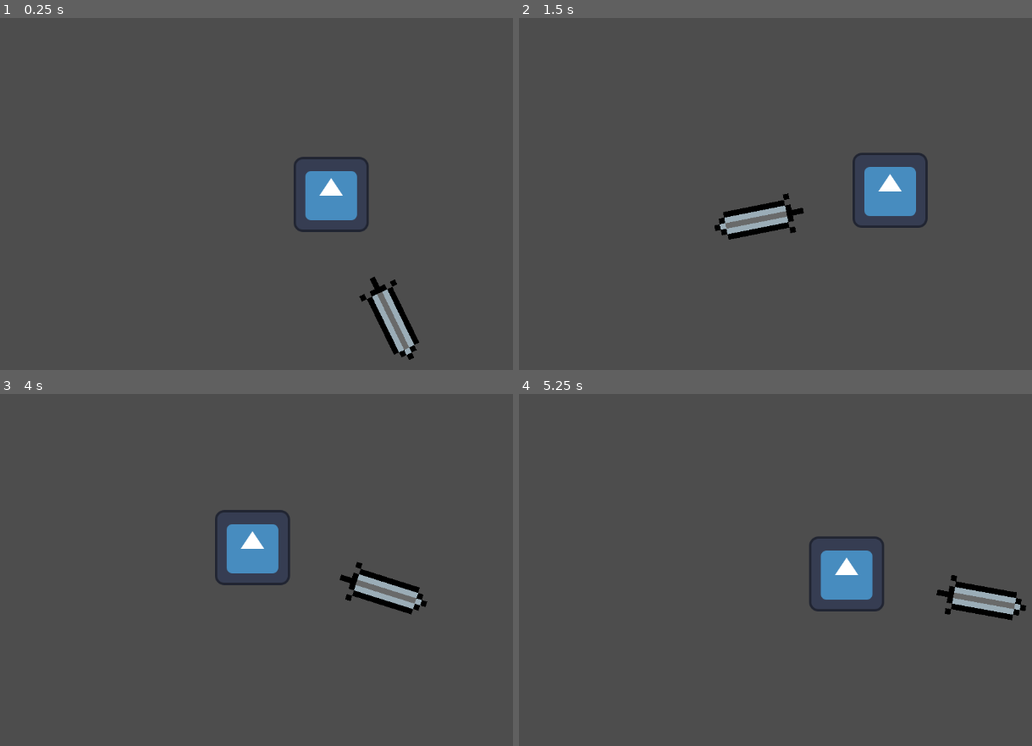
Above: before the commit, frames 1-4 (two rows, left to right).
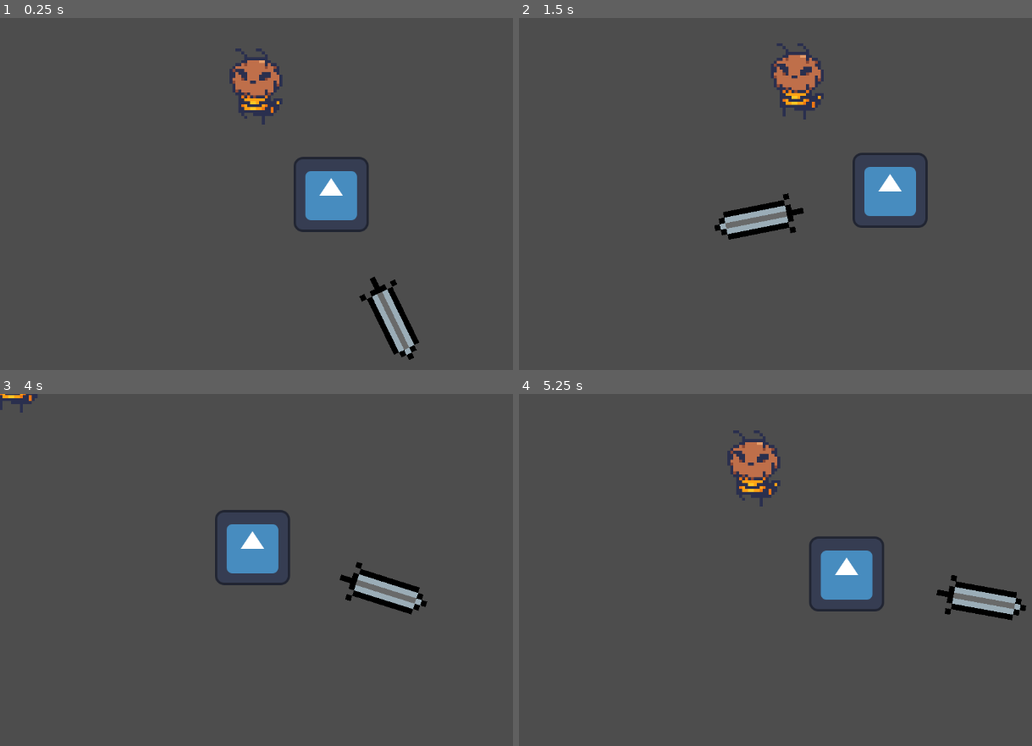
Above: after the commit, the same moments.

Repository: Bloopskidoodle/beegame
Game: Godot game, scene res://Test_Game.tscn
Same seed, same stepped clock (60 frames per second), same inputs: the game is played once before the commit and once after it. The engine's default icon, where the game draws it, is replaced by a stand-in: a white triangle on a blue panel in a dark square.
Inputs (mouse positions are in pixels of both pictures, inside the frame that each line leads up to):
- Up to frame 1 (0.25 s): no input
- Up to frame 2 (1.5 s): tap Enter at 0.5 s; move the mouse to (1006, 190) at 0.52 s; hold D (move_right) 0.53-1.28 s; tap Tab (stop_movement) at 0.6, 1.35 s; move the mouse to (724, 225) at 1.27 s; hold S (move_down) from 1.28 s (still down)
- Up to frame 3 (4 s): move the mouse to (405, 499) at 2.02 s; release S (move_down) at 2.03 s; hold D (move_right) 2.03-2.78 s; tap Tab (stop_movement) at 2.1, 2.85, 3.6 s; move the mouse to (302, 661) at 2.77 s; hold W (move_up) 2.78-3.53 s; move the mouse to (outside the picture) at 3.52 s; hold A (move_left) from 3.53 s (still down)
- Up to frame 4 (5.25 s): move the mouse to (652, 527) at 4.27 s; tap Tab (stop_movement) at 4.35, 5.1 s; move the mouse to (893, 584) at 5.02 s; release A (move_left) at 5.03 s; hold S (move_down) from 5.03 s (still down)

The runs differ from the first frame. In frame 1, 1.4% of the frame differs, in the area x 44-55%, y 8-31%; in frame 2, 1.3%; in frame 3, 0.2%; in frame 4, 1.4%.

Commit message:
Bee Animation Work

Diff:
--- /dev/null
+++ b/Enemy.tscn
@@ -0,0 +1,437 @@
+[gd_scene load_steps=36 format=3 uid="uid://byv85bsvgyo6s"]
+
+[ext_resource type="Texture2D" uid="uid://yhgvkii4862b" path="res://beemelee_sheet.png" id="1_l7c75"]
+
+[sub_resource type="AnimationNodeAnimation" id="AnimationNodeAnimation_kol8x"]
+animation = &"Idle Left"
+
+[sub_resource type="AnimationNodeAnimation" id="AnimationNodeAnimation_emj6n"]
+animation = &"Idle Right"
+
+[sub_resource type="AnimationNodeAnimation" id="AnimationNodeAnimation_5bjiy"]
+animation = &"Idle Up"
+
+[sub_resource type="AnimationNodeAnimation" id="AnimationNodeAnimation_43pyi"]
+animation = &"Idle Down"
+
+[sub_resource type="AnimationNodeAnimation" id="AnimationNodeAnimation_cvmne"]
+animation = &"Idle Up Left"
+
+[sub_resource type="AnimationNodeAnimation" id="AnimationNodeAnimation_hdjnr"]
+animation = &"Idle Up Right"
+
+[sub_resource type="AnimationNodeBlendSpace2D" id="AnimationNodeBlendSpace2D_upybd"]
+blend_point_0/node = SubResource("AnimationNodeAnimation_kol8x")
+blend_point_0/pos = Vector2(-0.9, 0)
+blend_point_1/node = SubResource("AnimationNodeAnimation_emj6n")
+blend_point_1/pos = Vector2(0.9, 0)
+blend_point_2/node = SubResource("AnimationNodeAnimation_5bjiy")
+blend_point_2/pos = Vector2(0, 1)
+blend_point_3/node = SubResource("AnimationNodeAnimation_43pyi")
+blend_point_3/pos = Vector2(0, -1)
+blend_point_4/node = SubResource("AnimationNodeAnimation_cvmne")
+blend_point_4/pos = Vector2(-1, 0.4)
+blend_point_5/node = SubResource("AnimationNodeAnimation_hdjnr")
+blend_point_5/pos = Vector2(1, 0.3)
+
+[sub_resource type="AnimationNodeAnimation" id="AnimationNodeAnimation_vrp70"]
+animation = &"Walk Down"
+
+[sub_resource type="AnimationNodeAnimation" id="AnimationNodeAnimation_et4hv"]
+animation = &"Walk Up"
+
+[sub_resource type="AnimationNodeAnimation" id="AnimationNodeAnimation_selo2"]
+animation = &"Walk Left"
+
+[sub_resource type="AnimationNodeAnimation" id="AnimationNodeAnimation_7wtnt"]
+animation = &"Walk Right"
+
+[sub_resource type="AnimationNodeAnimation" id="AnimationNodeAnimation_rnhxy"]
+animation = &"Walk Up Left"
+
+[sub_resource type="AnimationNodeAnimation" id="AnimationNodeAnimation_tqcqt"]
+animation = &"Walk Up Right"
+
+[sub_resource type="AnimationNodeBlendSpace2D" id="AnimationNodeBlendSpace2D_ksmb8"]
+blend_point_0/node = SubResource("AnimationNodeAnimation_vrp70")
+blend_point_0/pos = Vector2(0, -1)
+blend_point_1/node = SubResource("AnimationNodeAnimation_et4hv")
+blend_point_1/pos = Vector2(0, 1)
+blend_point_2/node = SubResource("AnimationNodeAnimation_selo2")
+blend_point_2/pos = Vector2(-0.9, 0)
+blend_point_3/node = SubResource("AnimationNodeAnimation_7wtnt")
+blend_point_3/pos = Vector2(0.9, 0)
+blend_point_4/node = SubResource("AnimationNodeAnimation_rnhxy")
+blend_point_4/pos = Vector2(-1, 0.5)
+blend_point_5/node = SubResource("AnimationNodeAnimation_tqcqt")
+blend_point_5/pos = Vector2(1, 0.5)
+
+[sub_resource type="AnimationNodeStateMachineTransition" id="AnimationNodeStateMachineTransition_1eb7f"]
+advance_mode = 2
+
+[sub_resource type="AnimationNodeStateMachineTransition" id="AnimationNodeStateMachineTransition_b05ps"]
+advance_mode = 2
+
+[sub_resource type="AnimationNodeStateMachineTransition" id="AnimationNodeStateMachineTransition_57olv"]
+advance_mode = 2
+
+[sub_resource type="AnimationNodeStateMachineTransition" id="AnimationNodeStateMachineTransition_ujefu"]
+advance_mode = 2
+
+[sub_resource type="AnimationNodeStateMachine" id="AnimationNodeStateMachine_rqfu5"]
+states/End/position = Vector2(803, 89)
+states/Idle/node = SubResource("AnimationNodeBlendSpace2D_upybd")
+states/Idle/position = Vector2(403, 89)
+states/Running/node = SubResource("AnimationNodeBlendSpace2D_ksmb8")
+states/Running/position = Vector2(631, 89)
+states/Start/position = Vector2(208, 89)
+transitions = ["Start", "Idle", SubResource("AnimationNodeStateMachineTransition_1eb7f"), "Idle", "Running", SubResource("AnimationNodeStateMachineTransition_b05ps"), "Running", "End", SubResource("AnimationNodeStateMachineTransition_57olv"), "Running", "Idle", SubResource("AnimationNodeStateMachineTransition_ujefu")]
+
+[sub_resource type="AnimationNodeStateMachinePlayback" id="AnimationNodeStateMachinePlayback_kwh0y"]
+
+[sub_resource type="Animation" id="Animation_5pa52"]
+length = 0.001
+tracks/0/type = "value"
+tracks/0/imported = false
+tracks/0/enabled = true
+tracks/0/path = NodePath(".:frame")
+tracks/0/interp = 1
+tracks/0/loop_wrap = true
+tracks/0/keys = {
+"times": PackedFloat32Array(0),
+"transitions": PackedFloat32Array(1),
+"update": 1,
+"values": [0]
+}
+
+[sub_resource type="Animation" id="Animation_cr85v"]
+resource_name = "Idle Right"
+loop_mode = 1
+tracks/0/type = "value"
+tracks/0/imported = false
+tracks/0/enabled = true
+tracks/0/path = NodePath(".:frame")
+tracks/0/interp = 1
+tracks/0/loop_wrap = true
+tracks/0/keys = {
+"times": PackedFloat32Array(0, 0.1, 0.2, 0.3, 0.4, 0.5, 0.6, 0.7),
+"transitions": PackedFloat32Array(1, 1, 1, 1, 1, 1, 1, 1),
+"update": 1,
+"values": [8, 9, 10, 11, 12, 13, 14, 15]
+}
+tracks/1/type = "value"
+tracks/1/imported = false
+tracks/1/enabled = true
+tracks/1/path = NodePath(".:flip_h")
+tracks/1/interp = 1
+tracks/1/loop_wrap = true
+tracks/1/keys = {
+"times": PackedFloat32Array(0),
+"transitions": PackedFloat32Array(1),
+"update": 1,
+"values": [false]
+}
+
+[sub_resource type="Animation" id="Animation_m0vdq"]
+resource_name = "Idle Up"
+loop_mode = 1
+tracks/0/type = "value"
+tracks/0/imported = false
+tracks/0/enabled = true
+tracks/0/path = NodePath(".:frame")
+tracks/0/interp = 1
+tracks/0/loop_wrap = true
+tracks/0/keys = {
+"times": PackedFloat32Array(0, 0.1, 0.2, 0.3, 0.4, 0.5, 0.6, 0.7),
+"transitions": PackedFloat32Array(1, 1, 1, 1, 1, 1, 1, 1),
+"update": 1,
+"values": [24, 25, 26, 27, 28, 29, 30, 31]
+}
+
+[sub_resource type="Animation" id="Animation_ocaa8"]
+resource_name = "Idle Left"
+loop_mode = 1
+tracks/0/type = "value"
+tracks/0/imported = false
+tracks/0/enabled = true
+tracks/0/path = NodePath(".:frame")
+tracks/0/interp = 1
+tracks/0/loop_wrap = true
+tracks/0/keys = {
+"times": PackedFloat32Array(0, 0.1, 0.2, 0.3, 0.4, 0.5, 0.6, 0.7),
+"transitions": PackedFloat32Array(1, 1, 1, 1, 1, 1, 1, 1),
+"update": 1,
+"values": [8, 9, 10, 11, 12, 13, 14, 15]
+}
+tracks/1/type = "value"
+tracks/1/imported = false
+tracks/1/enabled = true
+tracks/1/path = NodePath(".:flip_h")
+tracks/1/interp = 1
+tracks/1/loop_wrap = true
+tracks/1/keys = {
+"times": PackedFloat32Array(0),
+"transitions": PackedFloat32Array(1),
+"update": 1,
+"values": [true]
+}
+
+[sub_resource type="Animation" id="Animation_5c5jt"]
+resource_name = "Idle Down"
+loop_mode = 1
+tracks/0/type = "value"
+tracks/0/imported = false
+tracks/0/enabled = true
+tracks/0/path = NodePath(".:frame")
+tracks/0/interp = 1
+tracks/0/loop_wrap = true
+tracks/0/keys = {
+"times": PackedFloat32Array(0, 0.1, 0.2, 0.3, 0.4, 0.5, 0.6, 0.7),
+"transitions": PackedFloat32Array(1, 1, 1, 1, 1, 1, 1, 1),
+"update": 1,
+"values": [0, 1, 2, 3, 4, 5, 6, 7]
+}
+
+[sub_resource type="Animation" id="Animation_xs3vk"]
+resource_name = "Idle Up Left"
+loop_mode = 1
+tracks/0/type = "value"
+tracks/0/imported = false
+tracks/0/enabled = true
+tracks/0/path = NodePath(".:frame")
+tracks/0/interp = 1
+tracks/0/loop_wrap = true
+tracks/0/keys = {
+"times": PackedFloat32Array(0, 0.1, 0.2, 0.3, 0.4, 0.5, 0.6, 0.7),
+"transitions": PackedFloat32Array(1, 1, 1, 1, 1, 1, 1, 1),
+"update": 1,
+"values": [16, 17, 18, 19, 20, 21, 22, 23]
+}
+tracks/1/type = "value"
+tracks/1/imported = false
+tracks/1/enabled = true
+tracks/1/path = NodePath(".:flip_h")
+tracks/1/interp = 1
+tracks/1/loop_wrap = true
+tracks/1/keys = {
+"times": PackedFloat32Array(0),
+"transitions": PackedFloat32Array(1),
+"update": 1,
+"values": [true]
+}
+
+[sub_resource type="Animation" id="Animation_g2spm"]
+resource_name = "Idle Up Right"
+loop_mode = 1
+tracks/0/type = "value"
+tracks/0/imported = false
+tracks/0/enabled = true
+tracks/0/path = NodePath(".:frame")
+tracks/0/interp = 1
+tracks/0/loop_wrap = true
+tracks/0/keys = {
+"times": PackedFloat32Array(0, 0.1, 0.2, 0.3, 0.4, 0.5, 0.6, 0.7),
+"transitions": PackedFloat32Array(1, 1, 1, 1, 1, 1, 1, 1),
+"update": 1,
+"values": [16, 17, 18, 19, 20, 21, 22, 23]
+}
+tracks/1/type = "value"
+tracks/1/imported = false
+tracks/1/enabled = true
+tracks/1/path = NodePath(".:flip_h")
+tracks/1/interp = 1
+tracks/1/loop_wrap = true
+tracks/1/keys = {
+"times": PackedFloat32Array(0),
+"transitions": PackedFloat32Array(1),
+"update": 1,
+"values": [false]
+}
+
+[sub_resource type="Animation" id="Animation_h7jym"]
+resource_name = "Walk Left"
+length = 0.6
+loop_mode = 1
+tracks/0/type = "value"
+tracks/0/imported = false
+tracks/0/enabled = true
+tracks/0/path = NodePath(".:frame")
+tracks/0/interp = 1
+tracks/0/loop_wrap = true
+tracks/0/keys = {
+"times": PackedFloat32Array(0, 0.1, 0.2, 0.3, 0.4, 0.5),
+"transitions": PackedFloat32Array(1, 1, 1, 1, 1, 1),
+"update": 1,
+"values": [38, 39, 40, 41, 42, 43]
+}
+tracks/1/type = "value"
+tracks/1/imported = false
+tracks/1/enabled = true
+tracks/1/path = NodePath(".:flip_h")
+tracks/1/interp = 1
+tracks/1/loop_wrap = true
+tracks/1/keys = {
+"times": PackedFloat32Array(0),
+"transitions": PackedFloat32Array(1),
+"update": 1,
+"values": [true]
+}
+
+[sub_resource type="Animation" id="Animation_dw07w"]
+resource_name = "Walk Right"
+length = 0.6
+loop_mode = 1
+tracks/0/type = "value"
+tracks/0/imported = false
+tracks/0/enabled = true
+tracks/0/path = NodePath(".:frame")
+tracks/0/interp = 1
+tracks/0/loop_wrap = true
+tracks/0/keys = {
+"times": PackedFloat32Array(0, 0.1, 0.2, 0.3, 0.4, 0.5),
+"transitions": PackedFloat32Array(1, 1, 1, 1, 1, 1),
+"update": 1,
+"values": [38, 39, 40, 41, 42, 43]
+}
+tracks/1/type = "value"
+tracks/1/imported = false
+tracks/1/enabled = true
+tracks/1/path = NodePath(".:flip_h")
+tracks/1/interp = 1
+tracks/1/loop_wrap = true
+tracks/1/keys = {
+"times": PackedFloat32Array(0),
+"transitions": PackedFloat32Array(1),
+"update": 1,
+"values": [false]
+}
+
+[sub_resource type="Animation" id="Animation_2v8by"]
+resource_name = "Walk Up"
+length = 0.6
+loop_mode = 1
+tracks/0/type = "value"
+tracks/0/imported = false
+tracks/0/enabled = true
+tracks/0/path = NodePath(".:frame")
+tracks/0/interp = 1
+tracks/0/loop_wrap = true
+tracks/0/keys = {
+"times": PackedFloat32Array(0, 0.1, 0.2, 0.3, 0.4, 0.5),
+"transitions": PackedFloat32Array(1, 1, 1, 1, 1, 1),
+"update": 1,
+"values": [50, 51, 52, 53, 54, 55]
+}
+
+[sub_resource type="Animation" id="Animation_naxav"]
+resource_name = "Walk Down"
+length = 0.6
+loop_mode = 1
+tracks/0/type = "value"
+tracks/0/imported = false
+tracks/0/enabled = true
+tracks/0/path = NodePath(".:frame")
+tracks/0/interp = 1
+tracks/0/loop_wrap = true
+tracks/0/keys = {
+"times": PackedFloat32Array(0, 0.1, 0.2, 0.3, 0.4, 0.5),
+"transitions": PackedFloat32Array(1, 1, 1, 1, 1, 1),
+"update": 1,
+"values": [32, 33, 34, 35, 36, 37]
+}
+
+[sub_resource type="Animation" id="Animation_bjgus"]
+resource_name = "Walk Up Left"
+length = 0.6
+loop_mode = 1
+tracks/0/type = "value"
+tracks/0/imported = false
+tracks/0/enabled = true
+tracks/0/path = NodePath(".:frame")
+tracks/0/interp = 1
+tracks/0/loop_wrap = true
+tracks/0/keys = {
+"times": PackedFloat32Array(0, 0.1, 0.2, 0.3, 0.4, 0.5),
+"transitions": PackedFloat32Array(1, 1, 1, 1, 1, 1),
+"update": 1,
+"values": [44, 45, 46, 47, 48, 49]
+}
+tracks/1/type = "value"
+tracks/1/imported = false
+tracks/1/enabled = true
+tracks/1/path = NodePath(".:flip_h")
+tracks/1/interp = 1
+tracks/1/loop_wrap = true
+tracks/1/keys = {
+"times": PackedFloat32Array(0),
+"transitions": PackedFloat32Array(1),
+"update": 1,
+"values": [true]
+}
+
+[sub_resource type="Animation" id="Animation_5q36g"]
+resource_name = "Walk Up Right"
+length = 0.6
+loop_mode = 1
+tracks/0/type = "value"
+tracks/0/imported = false
+tracks/0/enabled = true
+tracks/0/path = NodePath(".:frame")
+tracks/0/interp = 1
+tracks/0/loop_wrap = true
+tracks/0/keys = {
+"times": PackedFloat32Array(0, 0.1, 0.2, 0.3, 0.4, 0.5),
+"transitions": PackedFloat32Array(1, 1, 1, 1, 1, 1),
+"update": 1,
+"values": [44, 45, 46, 47, 48, 49]
+}
+tracks/1/type = "value"
+tracks/1/imported = false
+tracks/1/enabled = true
+tracks/1/path = NodePath(".:flip_h")
+tracks/1/interp = 1
+tracks/1/loop_wrap = true
+tracks/1/keys = {
+"times": PackedFloat32Array(0),
+"transitions": PackedFloat32Array(1),
+"update": 1,
+"values": [false]
+}
+
+[sub_resource type="AnimationLibrary" id="AnimationLibrary_r7cao"]
+_data = {
+"Idle Down": SubResource("Animation_5c5jt"),
+"Idle Left": SubResource("Animation_ocaa8"),
+"Idle Right": SubResource("Animation_cr85v"),
+"Idle Up": SubResource("Animation_m0vdq"),
+"Idle Up Left": SubResource("Animation_xs3vk"),
+"Idle Up Right": SubResource("Animation_g2spm"),
+"RESET": SubResource("Animation_5pa52"),
+"Walk Down": SubResource("Animation_naxav"),
+"Walk Left": SubResource("Animation_h7jym"),
+"Walk Right": SubResource("Animation_dw07w"),
+"Walk Up": SubResource("Animation_2v8by"),
+"Walk Up Left": SubResource("Animation_bjgus"),
+"Walk Up Right": SubResource("Animation_5q36g")
+}
+
+[node name="Enemy" type="Node2D"]
+
+[node name="Sprite2D" type="Sprite2D" parent="."]
+texture = ExtResource("1_l7c75")
+flip_h = true
+hframes = 8
+vframes = 7
+
+[node name="AnimationTree" type="AnimationTree" parent="."]
+tree_root = SubResource("AnimationNodeStateMachine_rqfu5")
+anim_player = NodePath("../AnimationPlayer")
+parameters/playback = SubResource("AnimationNodeStateMachinePlayback_kwh0y")
+parameters/Idle/blend_position = Vector2(-0.970859, 0.0530612)
+parameters/Running/blend_position = Vector2(0, 0)
+
+[node name="AnimationPlayer" type="AnimationPlayer" parent="."]
+root_node = NodePath("../Sprite2D")
+libraries = {
+"": SubResource("AnimationLibrary_r7cao")
+}
--- a/Test_Game.tscn
+++ b/Test_Game.tscn
@@ -1,9 +1,10 @@
-[gd_scene load_steps=7 format=3 uid="uid://7xxjabhfkahu"]
+[gd_scene load_steps=8 format=3 uid="uid://7xxjabhfkahu"]
 
 [ext_resource type="PackedScene" uid="uid://b2rm4tmnv50bp" path="res://player.tscn" id="1_liw1t"]
 [ext_resource type="PackedScene" uid="uid://bn7dqyt6wene8" path="res://DynamicCamera.tscn" id="2_r15pv"]
 [ext_resource type="PackedScene" uid="uid://6qo7l8ckesk" path="res://Weapon.tscn" id="3_yheao"]
 [ext_resource type="Texture2D" uid="uid://wsmjv68djewr" path="res://Hexagons.png" id="4_fdtyt"]
+[ext_resource type="PackedScene" uid="uid://byv85bsvgyo6s" path="res://Enemy.tscn" id="5_utlac"]
 
 [sub_resource type="TileSetAtlasSource" id="TileSetAtlasSource_srowd"]
 texture = ExtResource("4_fdtyt")
@@ -43,3 +44,7 @@
 
 [node name="Weapon" parent="Player" instance=ExtResource("3_yheao")]
 position = Vector2(2.70129, 3.86743)
+
+[node name="Enemy" parent="." instance=ExtResource("5_utlac")]
+position = Vector2(-133, -189)
+scale = Vector2(5, 5)
Binary file added: beemelee_sheet.png
Not shown, added: beemelee_sheet.png.import
